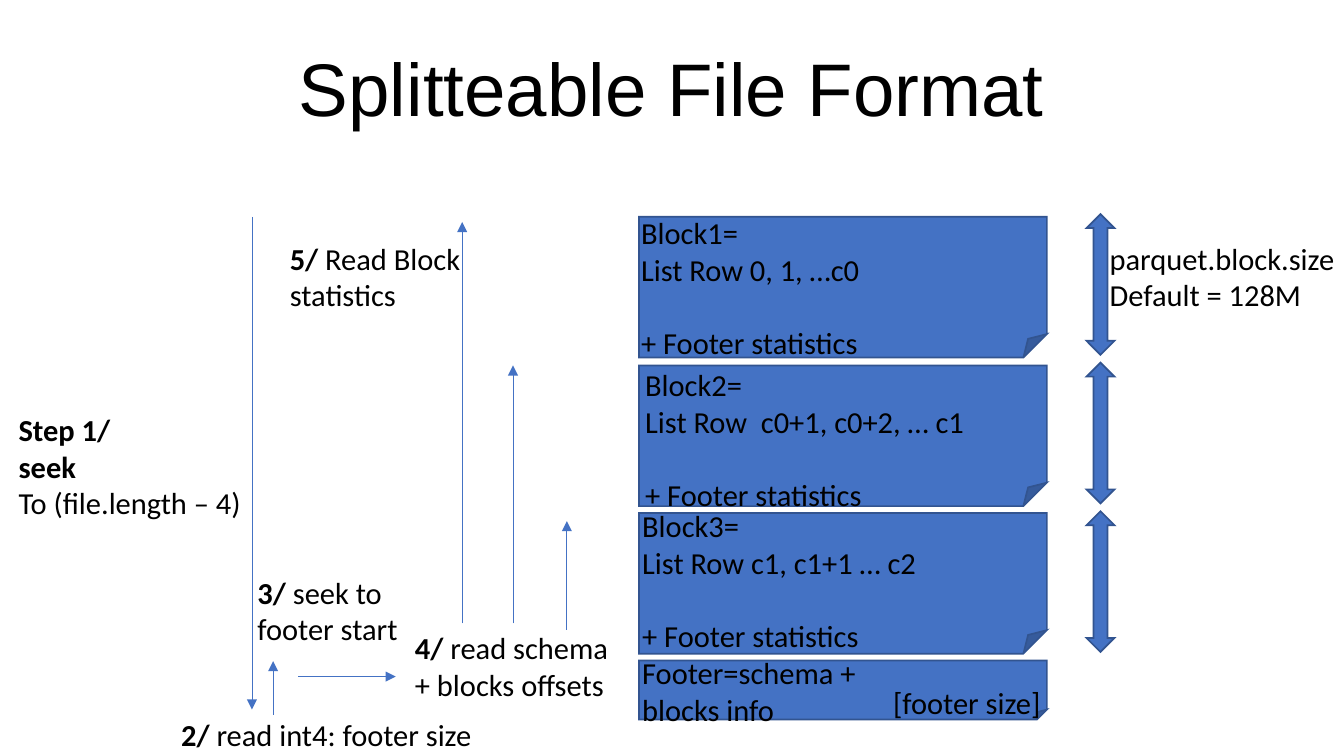
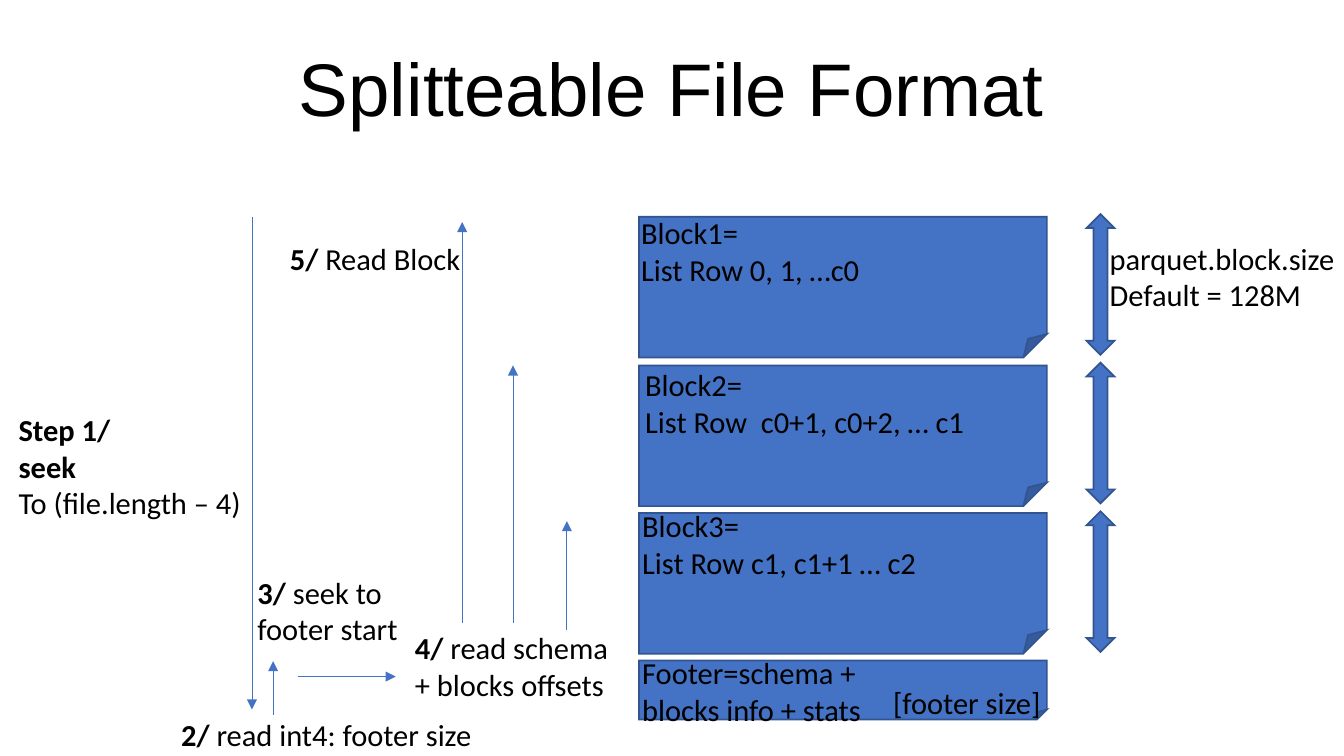
Before and after one commit to Arnaud-Nauwynck/presentations, a slide deck: slide 31 of pres-bigdata/BigData-4-hadoop-metastore-parquet-io.pptx. Drawn at 1344x756 pixels with LibreOffice and Linux fonts; fonts in the diff are those of the drawing. Boxes give left, top, right and bottom in pixels: in the first picture for what was removed or moved away, otherwise in the second. Text is boxed around its words. In the diff, an @@ line names an element or a change of style, - is before the commit and + after.

```diff
--- a/pres-bigdata/BigData-4-hadoop-metastore-parquet-io.pptx
+++ b/pres-bigdata/BigData-4-hadoop-metastore-parquet-io.pptx
@@ text at (290,285,396,307): paragraph removed @@
-statistics
@@ text at (663,333,857,361): paragraph removed @@
-+ Footer statistics
@@ text at (667,485,861,513): paragraph removed @@
-+ Footer statistics
@@ text at (664,626,858,655): paragraph removed @@
-+ Footer statistics
@@ text at (642,659,861,728): text changed @@
-Footer=schema + blocks info
+Footer=schema + blocks info + stats
```
Also in this commit, not shown: 1 other slide changed, 15 other files.
